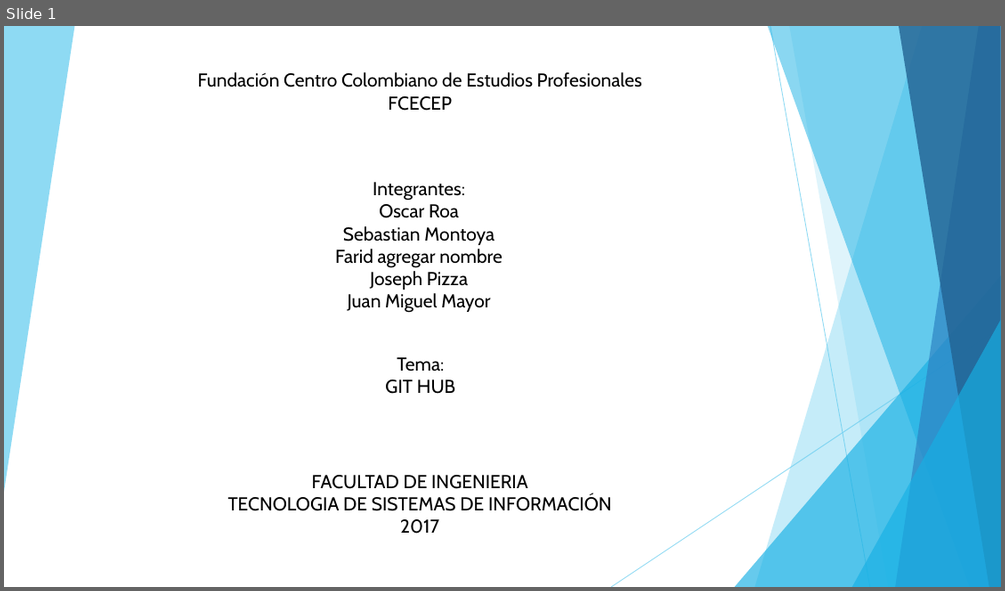
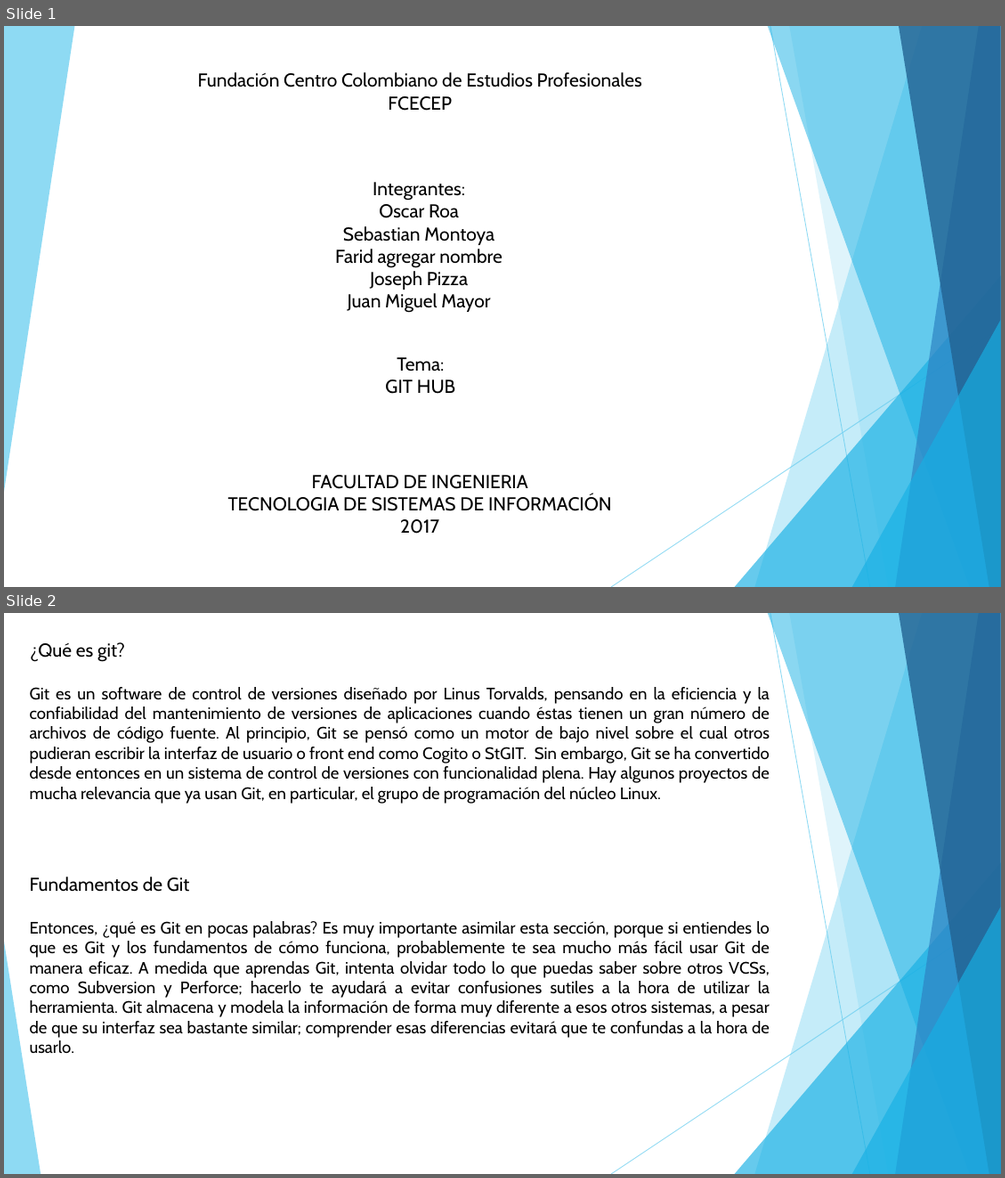
Before and after one commit to JosephDeveloper/Proyecto, a slide deck: Informes Y Presentaciones/Presentacion git.pptx. Shown one above the other, each under a label of ours: slide 1 before the commit, slides 1 and 2 after it. The pictures are 1005x591 and 1005x1178 pixels, drawn with LibreOffice and Linux fonts; fonts in the diff are those of the drawing. Boxes give left, top, right and bottom in pixels: in the first picture for what was removed or moved away, otherwise in the second. Text is boxed around its words. In the diff, an @@ line names an element or a change of style, - is before the commit and + after.

```diff
--- a/Informes Y Presentaciones/Presentacion git.pptx
+++ b/Informes Y Presentaciones/Presentacion git.pptx
@@ slide 2 added at [4, 613, 1001, 1174], background #FFFFFF; not listed: 9 template elements that a slide beside it also shows @@
@@ text added at [30, 642, 125, 662], 18 pt, text #000000 @@
+¿Qué es git?
@@ text added at [30, 687, 769, 803], 16 pt, text #000000 @@
+Git es un software de control de versiones diseñado por Linus Torvalds, pensando en la eficiencia y la confiabilidad del mantenimiento de versiones de aplicaciones cuando éstas tienen un gran número de archivos de código fuente. Al principio, Git se pensó como un motor de bajo nivel sobre el cual otros pudieran escribir la interfaz de usuario o front end como Cogito o StGIT. Sin embargo, Git se ha convertido desde entonces en un sistema de control de versiones con funcionalidad plena. Hay algunos proyectos de mucha relevancia que ya usan Git, en particular, el grupo de programación del núcleo Linux.
@@ text added at [30, 876, 189, 892], 18 pt, text #000000 @@
+Fundamentos de Git
@@ text added at [30, 921, 769, 1053], 16 pt, text #000000 @@
+Entonces, ¿qué es Git en pocas palabras? Es muy importante asimilar esta sección, porque si entiendes lo que es Git y los fundamentos de cómo funciona, probablemente te sea mucho más fácil usar Git de manera eficaz. A medida que aprendas Git, intenta olvidar todo lo que puedas saber sobre otros VCSs, como Subversion y Perforce; hacerlo te ayudará a evitar confusiones sutiles a la hora de utilizar la herramienta. Git almacena y modela la información de forma muy diferente a esos otros sistemas, a pesar de que su interfaz sea bastante similar; comprender esas diferencias evitará que te confundas a la hora de usarlo.
@@ triangle added at [4, 941, 40, 1174], fill #5FCBEF at 70% opacity @@
```
Also in this commit, not shown: 2 other slides added, 1 slide removed.
